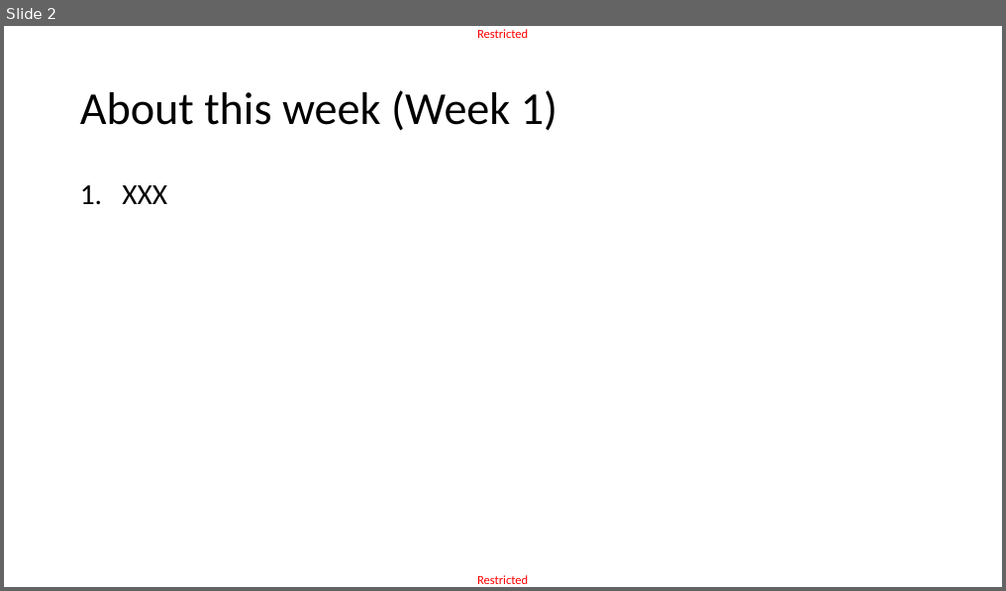
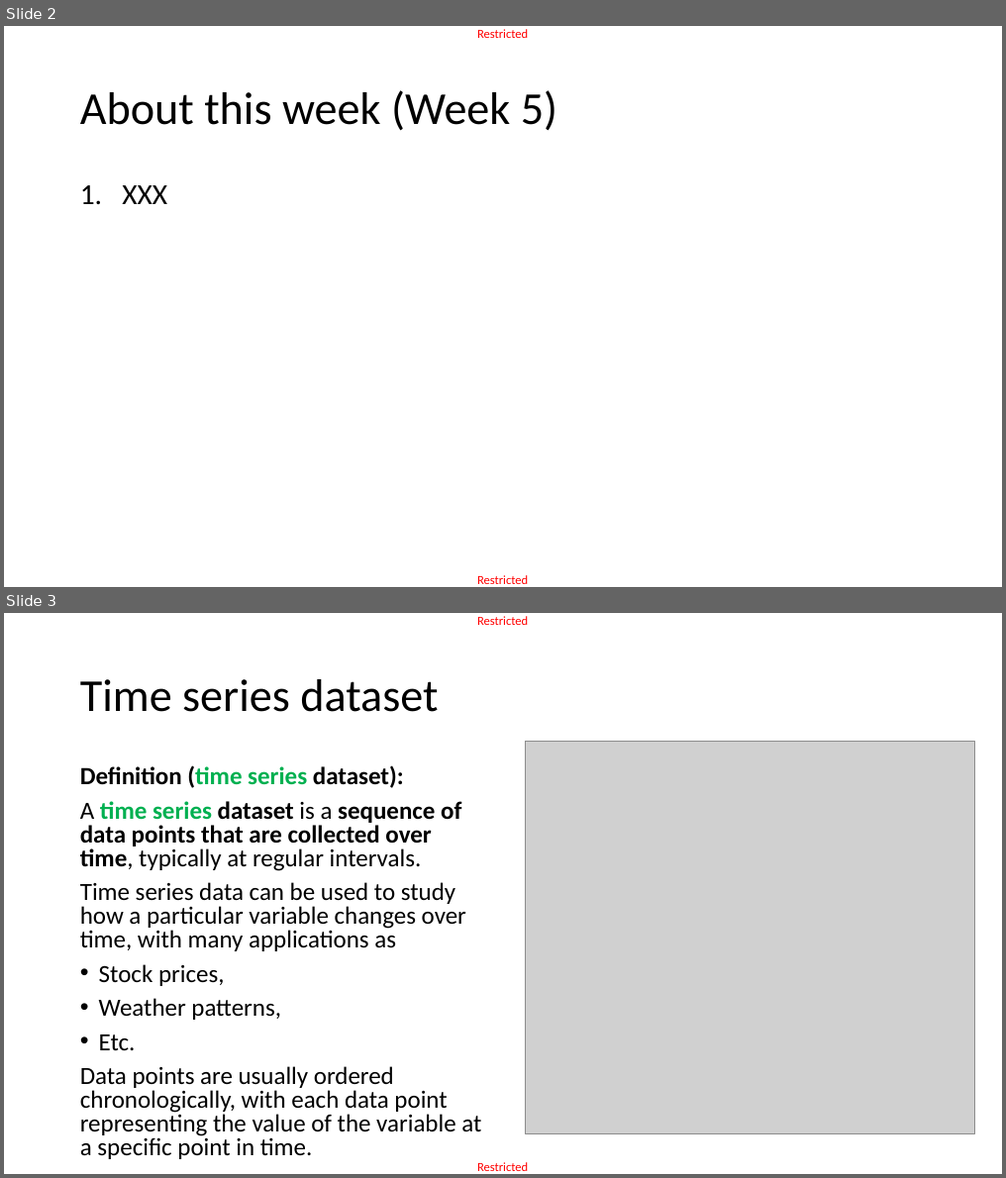
Before and after one commit to matthieudemari/SUTD_DL_50_039, a slide deck: W5/0. All/W5.pptx. Shown one above the other, each under a label of ours: slide 2 before the commit, slides 2 and 3 after it. The pictures are 1006x591 and 1006x1178 pixels, drawn with LibreOffice and Linux fonts; fonts in the diff are those of the drawing; grey boxes stand for pictures. Boxes give left, top, right and bottom in pixels: in the first picture for what was removed or moved away, otherwise in the second. Text is boxed around its words. In the diff, an @@ line names an element or a change of style, - is before the commit and + after.

```diff
--- a/W5/0. All/W5.pptx
+++ b/W5/0. All/W5.pptx
@@ slide 3 added at <box>4,613,1002,1174</box>, background #FFFFFF; not listed: 2 template elements that a slide beside it also shows @@
@@ title added at <box>80,679,438,712</box>, 44 pt, text #000000 @@
+Time series dataset
@@ picture added at <box>526,742,975,1135</box> @@
@@ text added at <box>80,765,481,1159</box>, 23.8 pt, text #000000 @@
+Definition (time series dataset):
+A time series dataset is a sequence of data points that are collected over time, typically at regular intervals.
+Time series data can be used to study how a particular variable changes over time, with many applications as
+• Stock prices,
+• Weather patterns,
+• Etc.
+Data points are usually ordered chronologically, with each data point representing the value of the variable at a specific point in time.
@@ slide 2 changed as well @@
@@ title at <box>80,90,557,131</box>: text changed @@
-About this week (Week 1)
+About this week (Week 5)
```
Also in this commit, not shown: 2 other slides changed, 32 other slides added, 6 other files.
